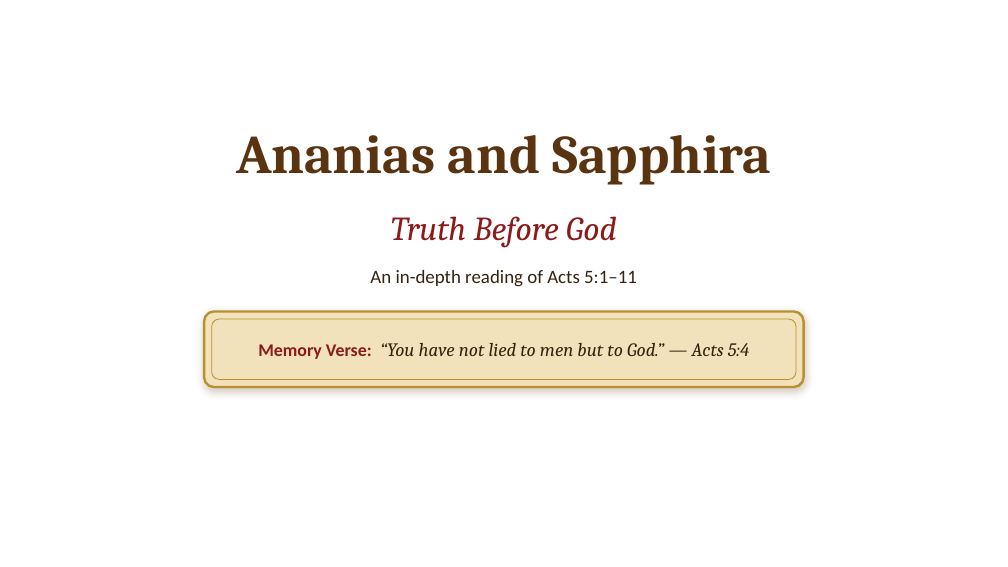
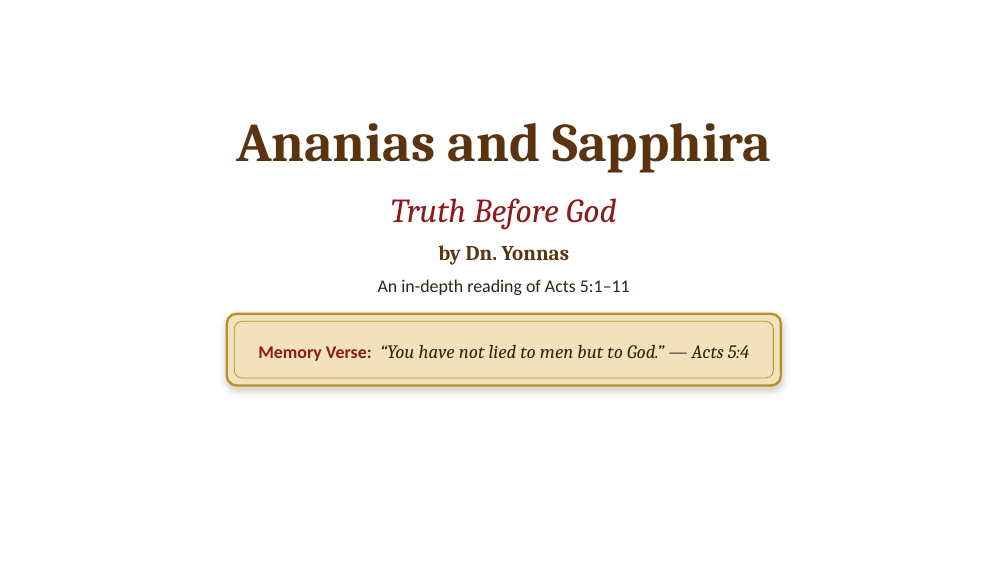
Before and after one commit to kidtechera369-beep/stleotc-theology, a slide deck: slide 1 of downloads/Ananias_and_Sapphira_Lesson_Slides.pptx. Drawn at 1008x567 pixels with LibreOffice and Linux fonts; fonts in the diff are those of the drawing; background and template pictures are left out. Boxes give left, top, right and bottom in pixels: in the first picture for what was removed or moved away, otherwise in the second. Text is boxed around its words. In the diff, an @@ line names an element or a change of style, - is before the commit and + after.

```diff
--- a/downloads/Ananias_and_Sapphira_Lesson_Slides.pptx
+++ b/downloads/Ananias_and_Sapphira_Lesson_Slides.pptx
@@ text "Ananias and Sapphira": place and size @@
-text "Ananias and Sapphira" at bbox=[236, 135, 771, 185]
+text "Ananias and Sapphira" at bbox=[236, 123, 771, 173]
@@ text "Truth Before God": place and size @@
-text "Truth Before God" at bbox=[391, 216, 617, 248]
+text "Truth Before God" at bbox=[391, 198, 617, 230]
@@ text "An in-depth reading of Acts ...": place and size @@
-text "An in-depth reading of Acts ..." at bbox=[370, 270, 637, 287]
+text "An in-depth reading of Acts ..." at bbox=[378, 279, 630, 295]
@@ text "An in-depth reading of Acts ..." at bbox=[378, 279, 630, 295]: size 18 to 17 pt @@
@@ text added at bbox=[438, 245, 569, 265], 20 pt, text #5A3310, bold @@
+by Dn. Yonnas
@@ rounded rectangle: place and size @@
-rounded rectangle at bbox=[212, 319, 796, 380]
+rounded rectangle at bbox=[227, 314, 781, 386]
@@ rounded rectangle at bbox=[227, 314, 781, 386]: fill none to #F4E4BC at 95% opacity; outline #B8902E 0.75 pt to #B8902E 2.25 pt; shadow on; proportions changed @@
@@ rounded rectangle: place and size @@
-rounded rectangle at bbox=[204, 312, 804, 387]
+rounded rectangle at bbox=[234, 321, 774, 378]
@@ rounded rectangle at bbox=[234, 321, 774, 378]: fill #F4E4BC at 95% opacity to none; outline #B8902E 2.25 pt to #B8902E 0.75 pt; shadow off; proportions changed @@
```
Also in this commit, not shown: 16 other slides changed, 2 other files.
